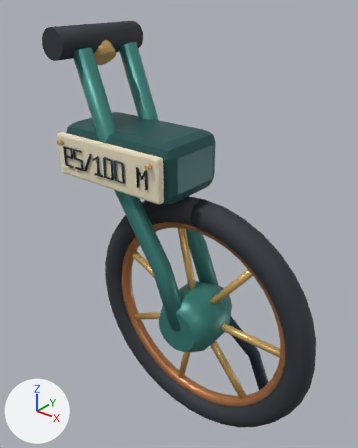
A saved change to the Blender file assets-src/props/R03-R04/PR030.blend.
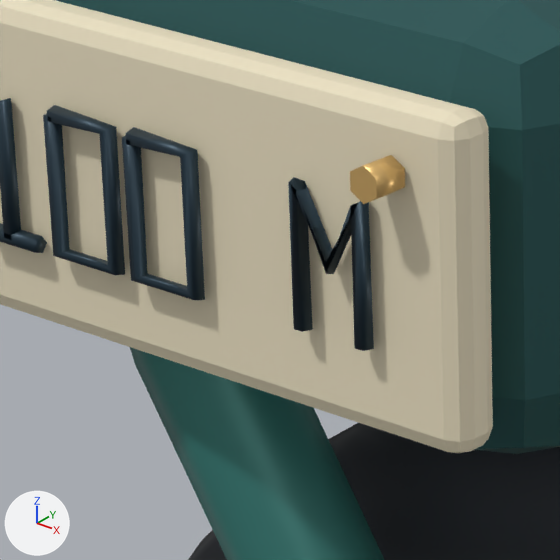
The first picture shows the older version from a camera (50 mm lens) standing at (0.884, -1.19, 1.517) and looking at (-0.066, -0.003, 0.781). The close-ups show the older and then the newer version on the part from 27% to 48% of the width and 32% to 49% of the height of that picture. Only the edits that show in the close-ups are written down. The lights are fixed; the arrows at lower left show +X, +Y and +Z.

In view in the first close-up: 'Fork and handle strut', 'Mechanical counter housing', 'Passive path lengths enamel face', 'Passive path lengths engraving', 'Passive path lengths stud.001', 'Rolling tire'.
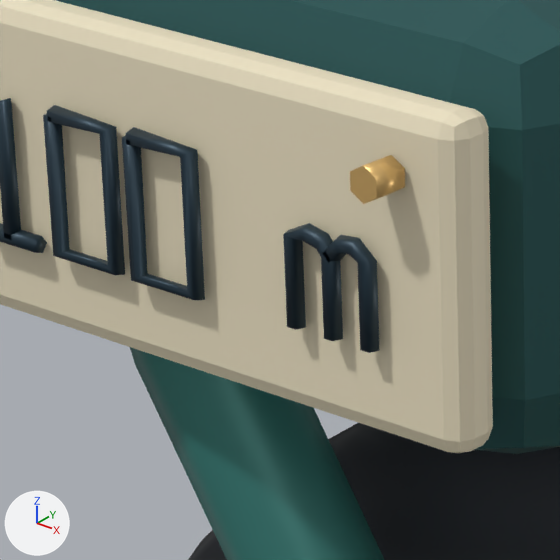
What differs and where, as boxes (x1, y1, x2, y2) in the close-ups (560 x 560 px):
'Passive path lengths engraving', reshaped: before (0, 98, 374, 351); after (0, 98, 380, 353)
part 1 of me_passive_path_lengths_engraving, rebuilt (30% narrower, 32% shorter): before (288, 177, 374, 351); after (283, 223, 343, 341)
part 2 of me_passive_path_lengths_engraving, added (dark blue): after (322, 235, 380, 353)

Edits to the bpy script that builds the scene:
```text
Change me_passive_path_lengths_engraving:
    used by ob_passive_path_lengths_engraving; parent = ob_pr030; location = (0.0228, -0.00912, 0.0156)
    remove me_passive_path_lengths_engraving.from_pydata(...)  # 170 vertices, 146 faces; spans x -0.441..-0.07, y -0.171..-0.164, z 0.944..1.014
    add me_passive_path_lengths_engraving.from_pydata(...)  # 205 vertices, 175 faces; spans x -0.441..-0.067, y -0.171..-0.164, z 0.944..1.014
    me_passive_path_lengths_engraving part 1: the loose piece of 25 vertices spanning x -0.111..-0.07, y -0.171..-0.164, z 0.948..1.012 is rebuilt with 30 vertices and now spans x -0.115..-0.087, y -0.171..-0.164, z 0.948..0.994
    me_passive_path_lengths_engraving part 2: a new loose piece of 25 vertices spanning x -0.094..-0.067, y -0.171..-0.164, z 0.948..0.994, in mat_iron (dark blue #263b48)
    other edits to the shape of me_passive_path_lengths_engraving do not show in these pictures
```
